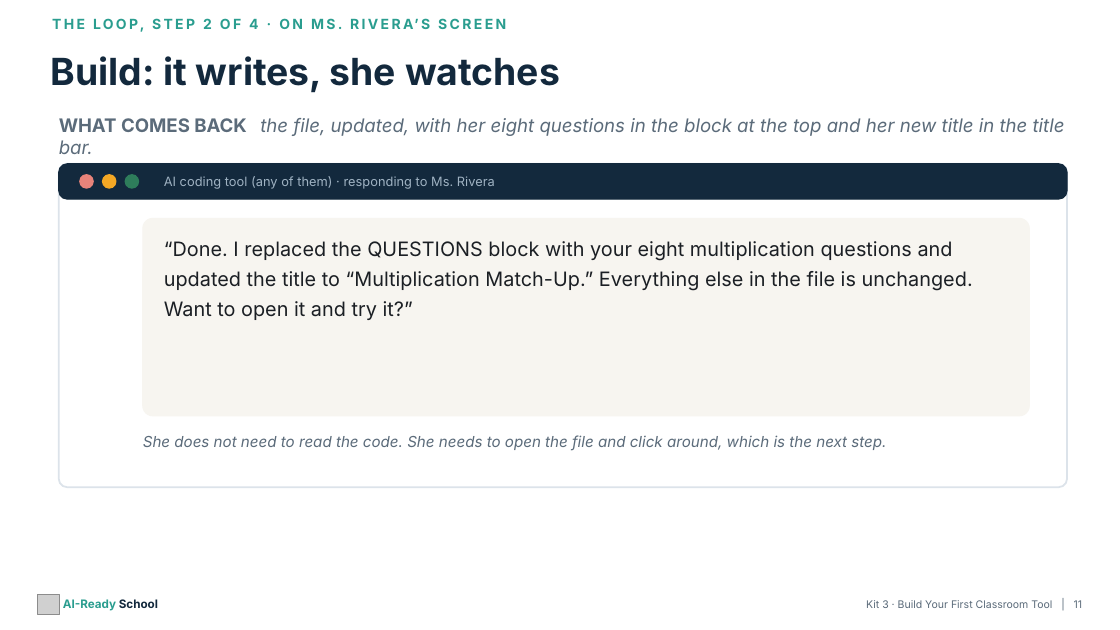
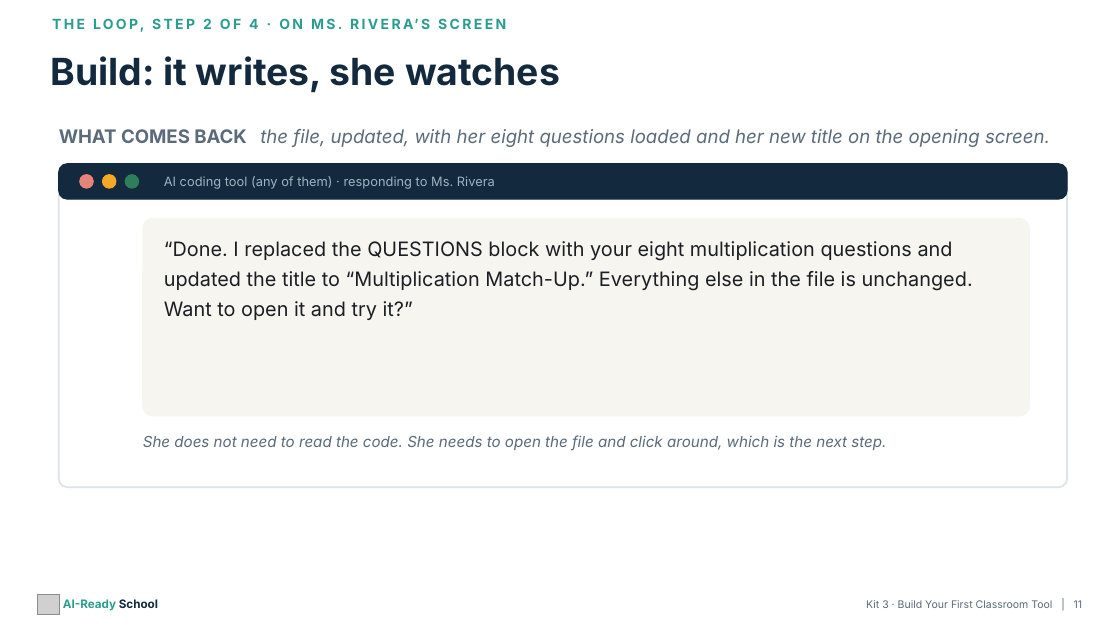
Before and after one commit to aspinozzi1/Ai-School-Ready, a slide deck: slide 11 of kits/kit03-tpt/Kit03_PresentationDeck.pptx. Drawn at 1120x630 pixels with LibreOffice and Linux fonts; fonts in the diff are those of the drawing; grey boxes stand for pictures. Boxes give left, top, right and bottom in pixels: in the first picture for what was removed or moved away, otherwise in the second. Text is boxed around its words. In the diff, an @@ line names an element or a change of style, - is before the commit and + after.

```diff
--- a/kits/kit03-tpt/Kit03_PresentationDeck.pptx
+++ b/kits/kit03-tpt/Kit03_PresentationDeck.pptx
@@ text at [59, 129, 1050, 147]: text changed @@
-WHAT COMES BACK the file, updated, with her eight questions in the block at the top and her new title in the title bar.
+WHAT COMES BACK the file, updated, with her eight questions loaded and her new title on the opening screen.
```
Also in this commit, not shown: 6 other slides changed, 39 other files.
